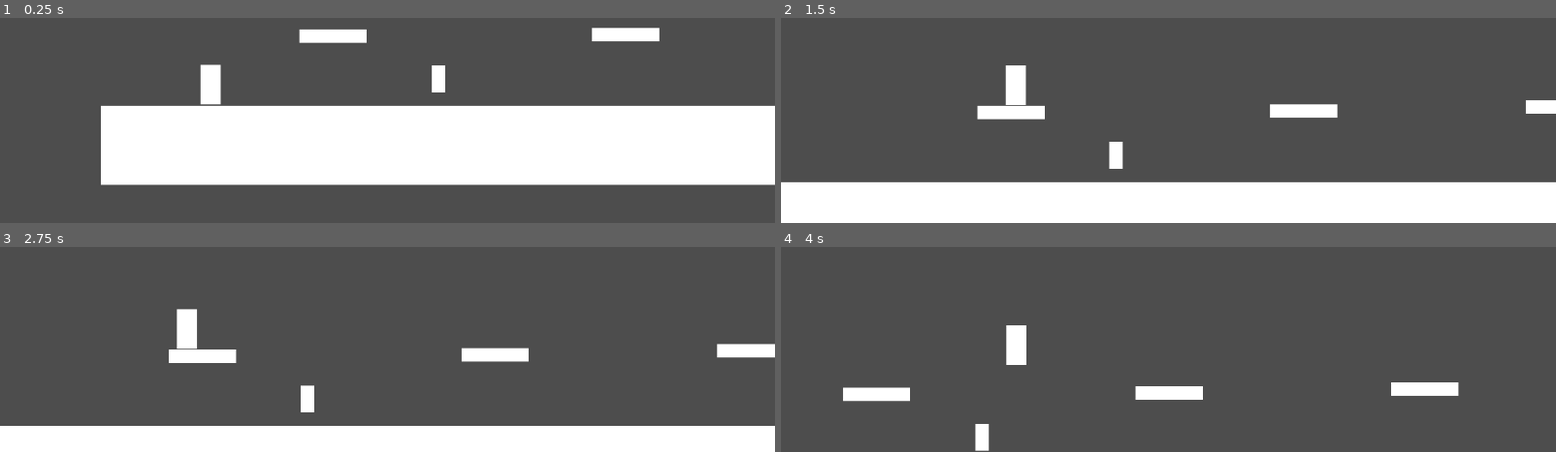
Above: before the commit, frames 1-4 (two rows, left to right).
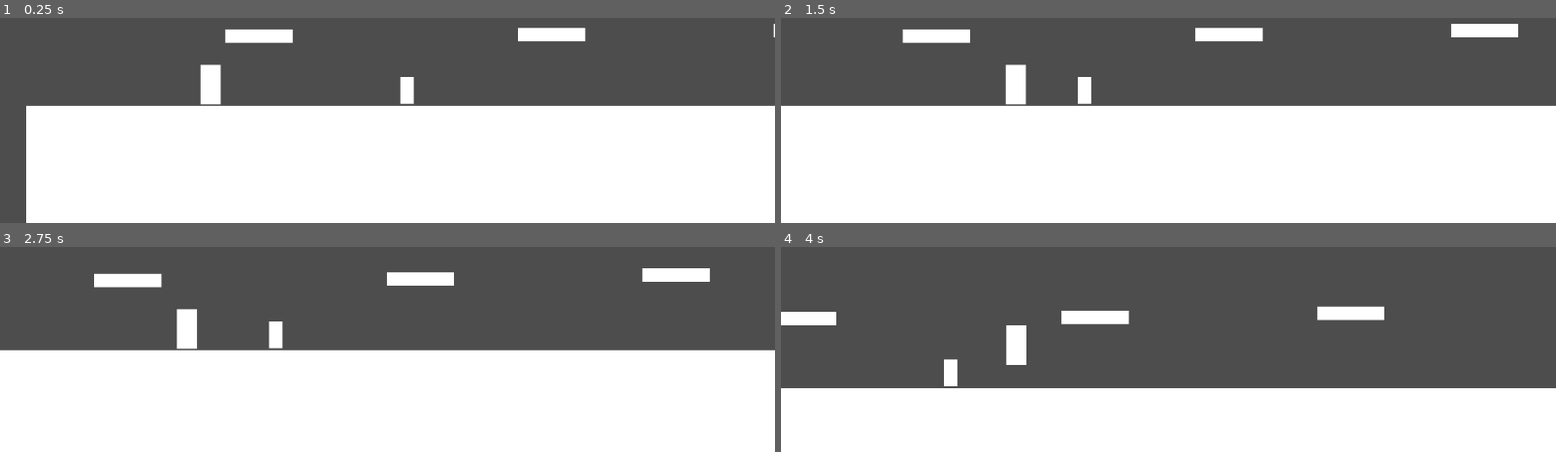
Above: after the commit, the same moments.

Repository: Zac-code/13DT_work
Game: Godot game, scene res://scenes(maps n stuff)/level1.tscn
Two runs of this game, one before a commit and one after it. Both use one fixed random seed, a clock stepped at 60 frames per second and the inputs below. The project has no main scene, so this scene is started directly.
Inputs:
- Up to frame 1 (0.25 s): no input
- Up to frame 2 (1.5 s): tap Enter (ui_accept) at 0.5, 0.77 s; hold Right (ui_right) from 0.53 s (still down)
- Up to frame 3 (2.75 s): tap Enter (ui_accept) at 1.52 s; release Right (ui_right) at 2.03 s; hold Left (ui_left) from 2.03 s (still down)
- Up to frame 4 (4 s): release Left (ui_left) at 2.78 s; hold Right (ui_right) from 2.78 s (still down); tap Enter (ui_accept) at 3.02, 3.77 s

The runs differ from the first frame. In frame 1, 25% of the frame differs, in the area x 3-100%, y 2-100%; in frame 2, 38%, in the area x 0-100%, y 2-81%; in frame 3, 38%; in frame 4, 32%.

Commit message:
changed shape of platform

Diff:
--- a/13-dtdungeonfighter/scenes(maps n stuff)/level1.tscn
+++ b/13-dtdungeonfighter/scenes(maps n stuff)/level1.tscn
@@ -5,24 +5,24 @@
 [ext_resource type="PackedScene" uid="uid://de5m4npxysw7h" path="res://assets/demonenemy.tscn" id="3_odxj3"]
 
 [sub_resource type="RectangleShape2D" id="RectangleShape2D_ol74c"]
-size = Vector2(3115, 119)
+size = Vector2(3115, 269.5)
 
 [node name="Node2D" type="Node2D" unique_id=1148646714]
 
 [node name="StaticBody2D" type="StaticBody2D" parent="." unique_id=104058461]
 
 [node name="CollisionShape2D" type="CollisionShape2D" parent="StaticBody2D" unique_id=302051891]
-position = Vector2(1555.5, 588)
+position = Vector2(1555.5, 663.25)
 shape = SubResource("RectangleShape2D_ol74c")
 
 [node name="ColorRect" type="ColorRect" parent="StaticBody2D" unique_id=1727575587]
 offset_left = -1.0
 offset_top = 529.0
 offset_right = 3106.0
-offset_bottom = 647.0
+offset_bottom = 802.0
 
 [node name="CharacterBody2D" parent="." unique_id=1532654129 instance=ExtResource("1_ltvaw")]
-position = Vector2(325, 497)
+position = Vector2(546, 497)
 
 [node name="StaticBody2D2" parent="." unique_id=160785346 instance=ExtResource("2_ol74c")]
 position = Vector2(690, 425)
@@ -34,4 +34,4 @@
 position = Vector2(2320, 417)
 
 [node name="CharacterBody2D2" parent="." unique_id=1446513223 instance=ExtResource("3_odxj3")]
-position = Vector2(1003, 489)
+position = Vector2(1130, 506)
